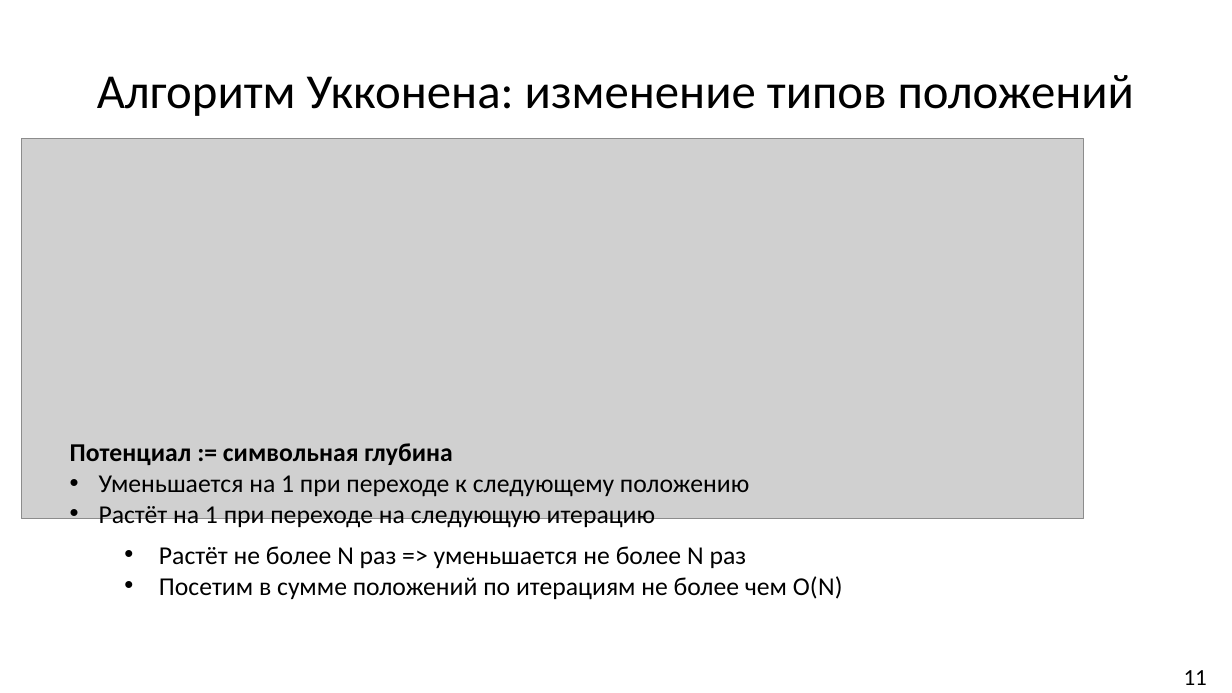
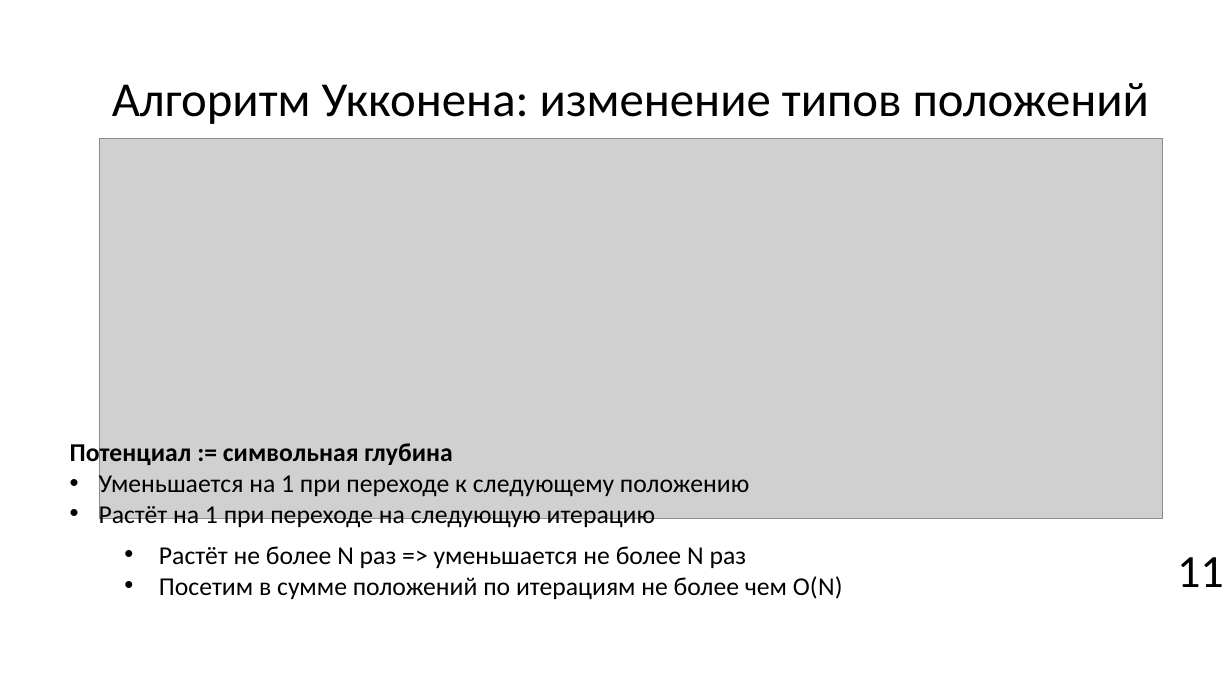
Before and after one commit to Pompon-Den/Suff-Tree-Algorithm-Ykkonen, a slide deck: slide 12 of Algorithm Ykkonena.pptx. Drawn at 1232x693 pixels with LibreOffice and Linux fonts; fonts in the diff are those of the drawing; grey boxes stand for pictures; background and template pictures are left out. Boxes give left, top, right and bottom in pixels: in the first picture for what was removed or moved away, otherwise in the second. Text is boxed around its words. In the diff, an @@ line names an element or a change of style, - is before the commit and + after.

```diff
--- a/Algorithm Ykkonena.pptx
+++ b/Algorithm Ykkonena.pptx
@@ title "Алгоритм Укконена: изменение типов положений": place and size @@
-title "Алгоритм Укконена: изменение типов положений" at [97, 75, 1134, 116]
+title "Алгоритм Укконена: изменение типов положений" at [112, 83, 1149, 124]
@@ picture: place and size @@
-picture at [21, 139, 1084, 518]
+picture at [100, 139, 1163, 518]
@@ text "11": place and size @@
-text "11" at [1184, 670, 1207, 685]
+text "11" at [1177, 557, 1224, 587]
@@ text "11" at [1177, 557, 1224, 587]: size 18 to 36 pt; more space between paragraphs @@
```
Also in this commit, not shown: 13 other slides changed, 1 slide added, 9 slides removed, 5 other files.
